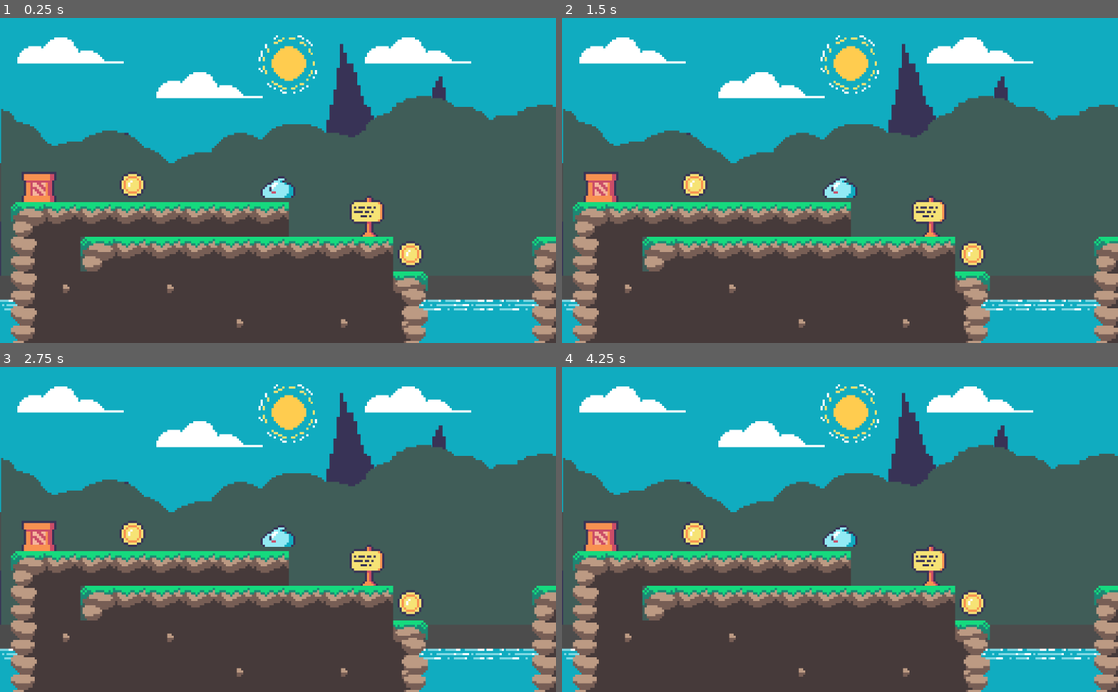
Above: before the commit, frames 1-4 (two rows, left to right).
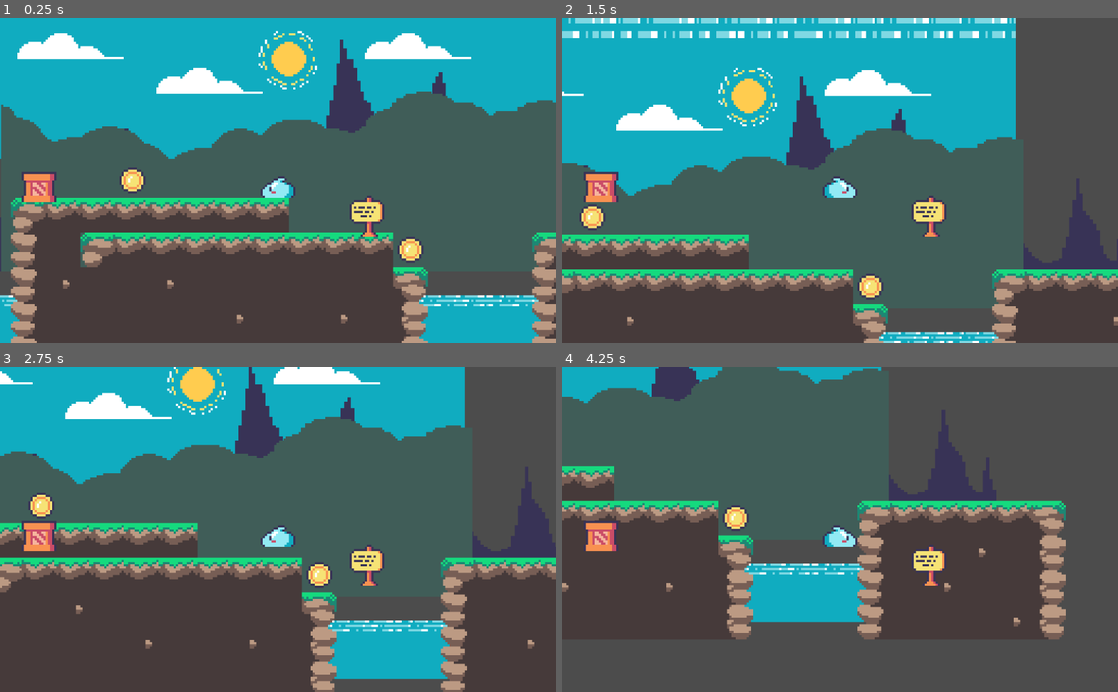
Above: after the commit, the same moments.

Repository: KarvinJ/learning-godot
Game: Godot game, scene res://Scenes/World.tscn
Same seed, same stepped clock (60 frames per second), same inputs: the game is played once before the commit and once after it.
Inputs:
- Up to frame 1 (0.25 s): no input
- Up to frame 2 (1.5 s): tap Enter (ui_accept) at 0.5, 1.35 s; hold Enter (ui_accept) 0.53-1.28 s; hold Right (ui_right) from 0.53 s (still down)
- Up to frame 3 (2.75 s): tap Enter (ui_accept) at 1.52, 1.82 s; release Right (ui_right) at 2.03 s; hold Left (ui_left) from 2.03 s (still down); hold Enter (ui_accept) from 2.03 s (still down)
- Up to frame 4 (4.25 s): release Left (ui_left) at 2.78 s; release Enter (ui_accept) at 2.78 s; hold Right (ui_right) from 2.78 s (still down); tap Enter (ui_accept) at 2.85, 3.02, 3.32 s; hold Enter (ui_accept) from 3.53 s (still down)

The runs differ from the first frame. In frame 1, 14% of the frame differs, in the area x 0-100%, y 3-100%; in frame 2, 47%; in frame 3, 46%; in frame 4, 66%, in the area x 0-100%, y 0-100%.

Commit message:
Agregando movimiento al personaje

Diff:
--- a/Scenes/Player.tscn
+++ b/Scenes/Player.tscn
@@ -1,11 +1,60 @@
-[gd_scene load_steps=3 format=2]
+[gd_scene load_steps=7 format=2]
 
 [ext_resource path="res://Rocky Roads/slime.png" type="Texture" id=1]
+[ext_resource path="res://Scripts/Player.gd" type="Script" id=2]
+
+[sub_resource type="Animation" id=2]
+resource_name = "Idle"
+tracks/0/type = "value"
+tracks/0/path = NodePath("Sprite:frame")
+tracks/0/interp = 1
+tracks/0/loop_wrap = true
+tracks/0/imported = false
+tracks/0/enabled = true
+tracks/0/keys = {
+"times": PoolRealArray( 0 ),
+"transitions": PoolRealArray( 1 ),
+"update": 1,
+"values": [ 0 ]
+}
+
+[sub_resource type="Animation" id=3]
+length = 0.001
+tracks/0/type = "value"
+tracks/0/path = NodePath("Sprite:frame")
+tracks/0/interp = 1
+tracks/0/loop_wrap = true
+tracks/0/imported = false
+tracks/0/enabled = true
+tracks/0/keys = {
+"times": PoolRealArray( 0 ),
+"transitions": PoolRealArray( 1 ),
+"update": 0,
+"values": [ 0 ]
+}
+
+[sub_resource type="Animation" id=4]
+resource_name = "Walk"
+length = 3.5
+loop = true
+tracks/0/type = "value"
+tracks/0/path = NodePath("Sprite:frame")
+tracks/0/interp = 1
+tracks/0/loop_wrap = true
+tracks/0/imported = false
+tracks/0/enabled = true
+tracks/0/keys = {
+"times": PoolRealArray( 0, 1, 2, 3 ),
+"transitions": PoolRealArray( 1, 1, 1, 1 ),
+"update": 1,
+"values": [ 0, 1, 2, 3 ]
+}
 
 [sub_resource type="RectangleShape2D" id=1]
 extents = Vector2( 8, 4.75 )
 
 [node name="KinematicBody2D" type="KinematicBody2D"]
+script = ExtResource( 2 )
 
 [node name="Sprite" type="Sprite" parent="."]
 texture = ExtResource( 1 )
@@ -13,6 +62,10 @@
 vframes = 2
 
 [node name="AnimationPlayer" type="AnimationPlayer" parent="."]
+playback_speed = 4.0
+anims/Idle = SubResource( 2 )
+anims/RESET = SubResource( 3 )
+anims/Walk = SubResource( 4 )
 
 [node name="CollisionShape2D" type="CollisionShape2D" parent="."]
 position = Vector2( 0, 3.25 )
--- /dev/null
+++ b/Scripts/Player.gd
@@ -0,0 +1,48 @@
+extends KinematicBody2D
+
+const moveSpeed = 25
+const maxSpeed = 50
+const jumpHeight = -300
+const up = Vector2(0, -1)
+const gravity = 15
+
+#Para hacer llamado de los componentes de mi player
+onready var sprite = $Sprite
+onready var animationPlayer = $AnimationPlayer
+
+var motion = Vector2()
+
+#En cada frame del juego se comprobara si estamos pulsando unas teclas
+func _physics_process(delta):
+
+	motion.y += gravity
+
+	var friction = false
+
+	if Input.is_action_pressed("ui_right"):
+		sprite.flip_h = true
+		animationPlayer.play("Walk")
+		motion.x = min(motion.x + moveSpeed, maxSpeed)
+
+	elif Input.is_action_pressed("ui_left"):
+		sprite.flip_h = false
+		animationPlayer.play("Walk")
+		motion.x = max(motion.x - moveSpeed, -maxSpeed)
+
+	else:
+		animationPlayer.play("Idle")
+		friction = true
+
+#Salto
+	if is_on_floor():
+		if Input.is_action_pressed("ui_accept"):
+			motion.y = jumpHeight
+
+		if friction == true:
+			motion.x = lerp(motion.x, 0, 0.5)
+	else:
+		if friction ==true:
+			motion.x = lerp(motion.x, 0, 0.01)
+
+
+	motion = move_and_slide(motion, up)
--- a/project.godot
+++ b/project.godot
@@ -10,7 +10,7 @@
 
 [application]
 
-config/name="Test"
+config/name="Leaning"
 run/main_scene="res://Scenes/World.tscn"
 config/icon="res://icon.png"
 
